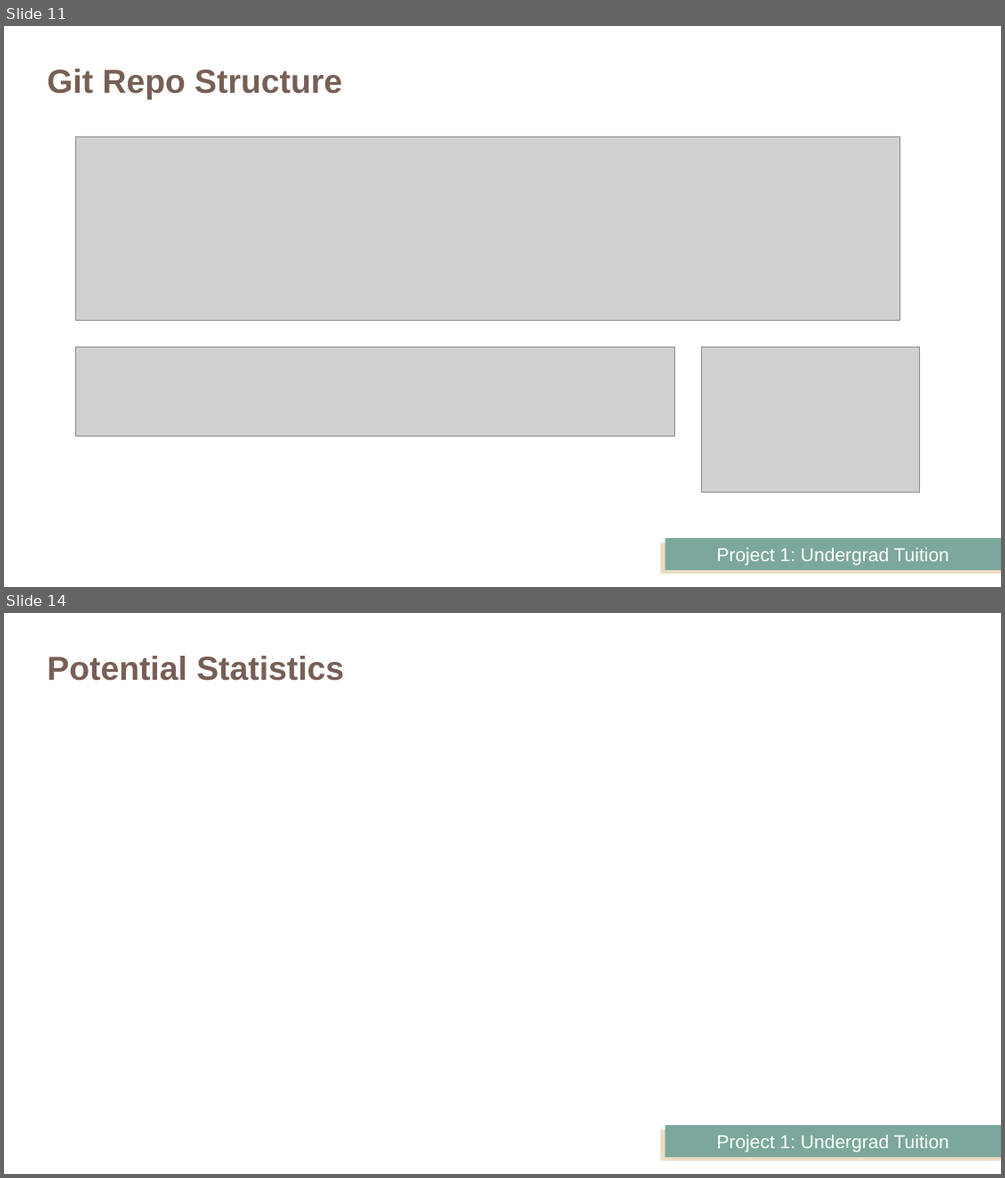
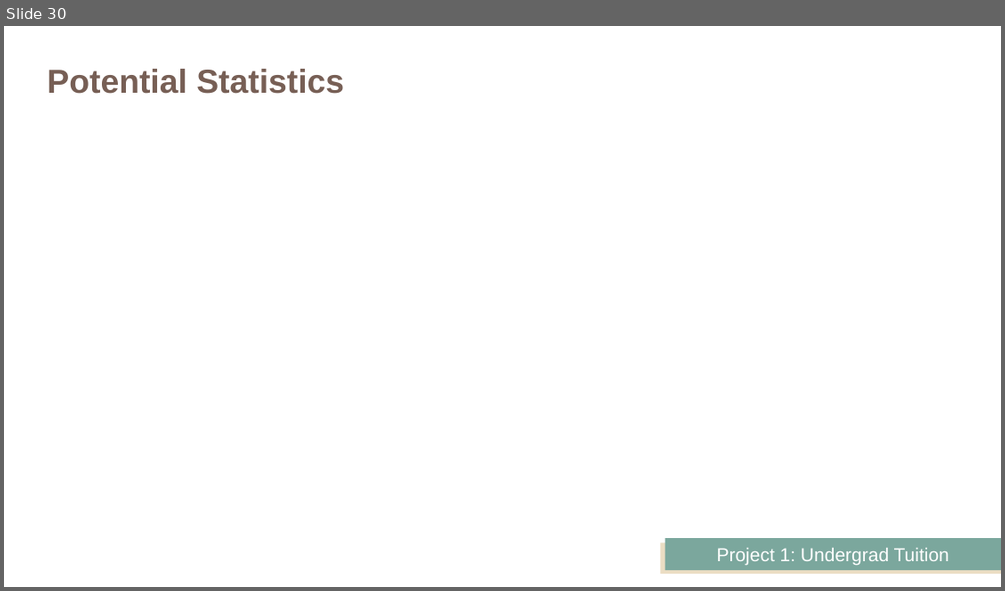
Before and after one commit to JeffPinegar/Proj1_undergraduate, a slide deck: Presentation/Getting Started.pptx. Shown one above the other, each under a label of ours: slides 11 and 14 before the commit, slide 30 after it; the slides between them are not shown. The pictures are 1005x1178 and 1005x591 pixels, drawn with LibreOffice and Linux fonts; fonts in the diff are those of the drawing; grey boxes stand for pictures. Boxes give left, top, right and bottom in pixels: in the first picture for what was removed or moved away, otherwise in the second. Text is boxed around its words. In the diff, an @@ line names an element or a change of style, - is before the commit and + after.

```diff
--- a/Presentation/Getting Started.pptx
+++ b/Presentation/Getting Started.pptx
@@ slide 11 removed at (4, 26, 1001, 587), background #FFFFFF; not listed: 2 template elements that a slide beside it also shows @@
@@ title removed at (47, 69, 342, 100) @@
-Git Repo Structure
@@ picture removed at (76, 136, 900, 320) @@
@@ picture removed at (76, 346, 675, 435) @@
@@ picture removed at (702, 346, 920, 491) @@
@@ what was slide 14 is now slide 30 @@
```
Also in this commit, not shown: 2 slides changed, 26 slides added, 9 other slides removed, 7 other files.
